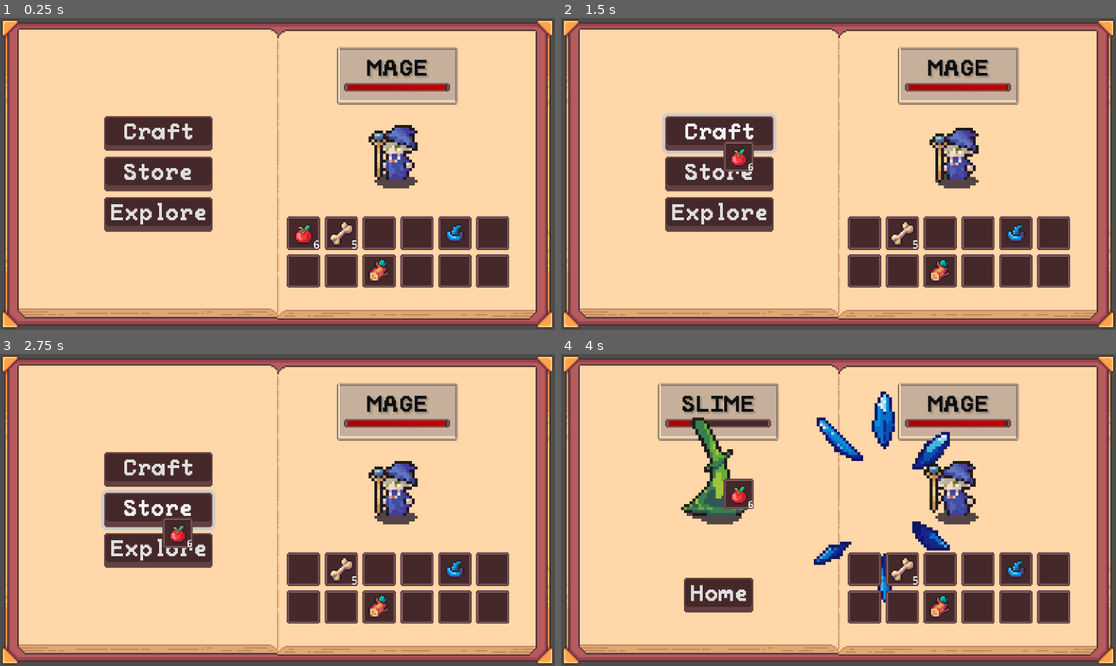
Above: before the commit, frames 1-4 (two rows, left to right).
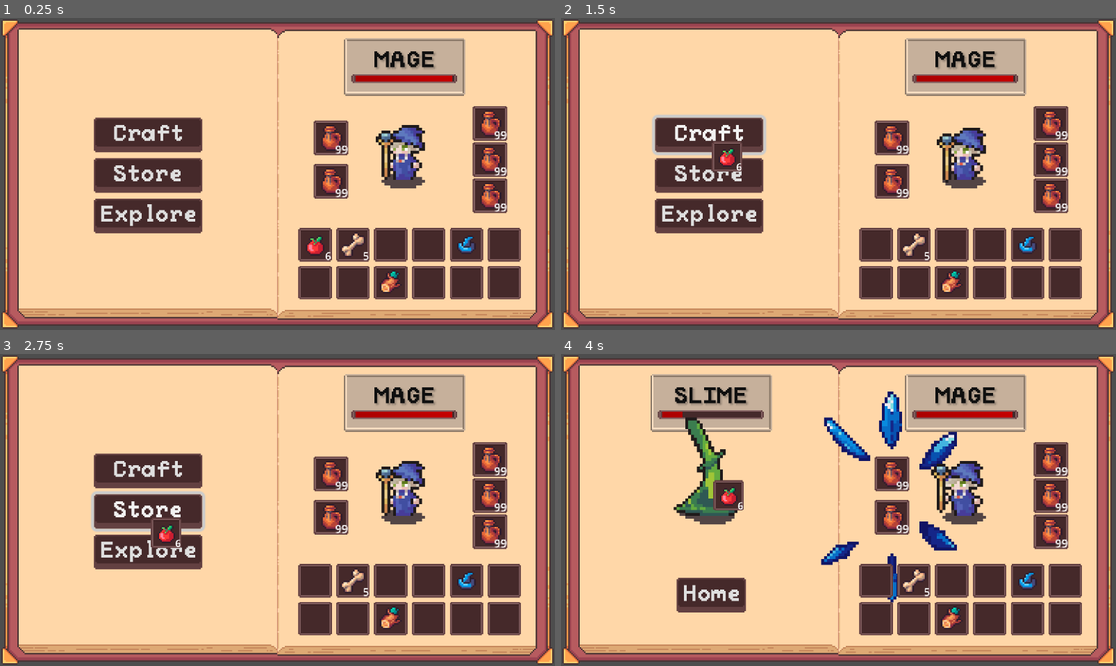
Above: after the commit, the same moments.

Repository: Blortlett/GodotIdle
Game: Godot game, scene res://Scenes/GuiNode.tscn
Same seed, same stepped clock (60 frames per second), same inputs: the game is played once before the commit and once after it.
Inputs (mouse positions are in pixels of both pictures, inside the frame that each line leads up to):
- Up to frame 1 (0.25 s): no input
- Up to frame 2 (1.5 s): click (866, 233) at 0.52 s; click "Craft" at 1.25 s
- Up to frame 3 (2.75 s): click "Store" at 2 s
- Up to frame 4 (4 s): click "Explore" at 2.75 s; click "Sunny Meadow" at 3.5 s

The runs differ from the first frame. In frame 1, 21% of the frame differs, in the area x 16-94%, y 6-91%; in frame 2, 21%; in frame 3, 21%; in frame 4, 25%.

Commit message:
UI Adjustments

Diff:
--- a/Character/UI/nCharacterDisplay.tscn
+++ /dev/null
@@ -1,22 +0,0 @@
-[gd_scene load_steps=2 format=3 uid="uid://cj4pw6j4eaj4t"]
-
-[ext_resource type="SpriteFrames" uid="uid://bqcrmjx5wggrq" path="res://Character/Sprites/GoodGuys/sprfRanger.tres" id="1_nqcan"]
-
-[node name="CharacterDisplay" type="Control"]
-texture_filter = 1
-layout_mode = 3
-anchors_preset = 8
-anchor_left = 0.5
-anchor_top = 0.5
-anchor_right = 0.5
-anchor_bottom = 0.5
-offset_top = -18.3293
-offset_bottom = -18.3293
-grow_horizontal = 2
-grow_vertical = 2
-
-[node name="AnimatedSprite2D" type="AnimatedSprite2D" parent="."]
-scale = Vector2(-1.8, 1.8)
-sprite_frames = ExtResource("1_nqcan")
-animation = &"Idle"
-autoplay = "Idle"
--- a/Inventory/UI/InventoryUI/nInventoryUI.tscn
+++ b/Inventory/UI/InventoryUI/nInventoryUI.tscn
@@ -1,11 +1,10 @@
-[gd_scene load_steps=14 format=3 uid="uid://b3bd2ccqkh00a"]
+[gd_scene load_steps=13 format=3 uid="uid://b3bd2ccqkh00a"]
 
 [ext_resource type="Script" uid="uid://c3uatp5gji5ue" path="res://Inventory/UI/InventoryUI/scrINV_UI.gd" id="1_dhcfh"]
 [ext_resource type="Texture2D" uid="uid://cwn4h5cyakgm7" path="res://Art/TravelBookUI/Sprites/UI_TravelBook_BookCover01a.png" id="2_il5vc"]
 [ext_resource type="Texture2D" uid="uid://csfcknshv14od" path="res://Art/TravelBookUI/Sprites/UI_TravelBook_BookPageRight01a.png" id="3_pct40"]
 [ext_resource type="PackedScene" uid="uid://0luyfwm87ckl" path="res://Inventory/UI/InventoryUI/nInvSlotUI.tscn" id="4_keych"]
 [ext_resource type="Texture2D" uid="uid://so2dglihxik1" path="res://Art/TravelBookUI/Sprites/UI_TravelBook_BookPageLeft01a.png" id="5_kydoc"]
-[ext_resource type="PackedScene" uid="uid://ei8qtpsb0tex" path="res://Inventory/UI/DebugUI/nDebugMenu.tscn" id="7_e8s8e"]
 [ext_resource type="PackedScene" uid="uid://c8aw6sgpiap08" path="res://UI/ActionUI/nActionUI.tscn" id="8_20xsb"]
 [ext_resource type="PackedScene" uid="uid://dv0y07r2i4vmd" path="res://UI/HomeMenuUI/nHomeMenuUI.tscn" id="9_2bf1r"]
 [ext_resource type="PackedScene" uid="uid://2nnh4f80nnll" path="res://UI/DestinationMenuUI/nDestinationMenuUI.tscn" id="9_sfvvv"]
@@ -19,8 +18,8 @@
 anchors_preset = 15
 anchor_right = 1.0
 anchor_bottom = 1.0
-offset_right = -798.0
-offset_bottom = -455.0
+offset_right = -765.0
+offset_bottom = -433.0
 grow_horizontal = 2
 grow_vertical = 2
 script = ExtResource("1_dhcfh")
@@ -97,9 +96,9 @@
 anchor_top = 0.5
 anchor_right = 0.5
 anchor_bottom = 0.5
-offset_left = 83.19
+offset_left = 87.5
 offset_top = 0.210007
-offset_right = 83.19
+offset_right = 87.5
 offset_bottom = 0.210007
 grow_horizontal = 2
 grow_vertical = 2
@@ -112,20 +111,67 @@
 offset_bottom = -42.5
 IsPlayerDisplay = true
 
-[node name="DebugMenu" parent="SystemUI/CharacterUI" instance=ExtResource("7_e8s8e")]
-visible = false
-layout_mode = 0
-anchors_preset = 0
-anchor_left = 0.0
-anchor_top = 0.0
-anchor_right = 0.0
-anchor_bottom = 0.0
-offset_left = 123.78
-offset_top = 0.304878
-offset_right = 163.78
-offset_bottom = 40.3049
-grow_horizontal = 1
-grow_vertical = 1
+[node name="EquipmentUI" type="Control" parent="SystemUI/CharacterUI"]
+layout_mode = 1
+anchors_preset = 8
+anchor_left = 0.5
+anchor_top = 0.5
+anchor_right = 0.5
+anchor_bottom = 0.5
+offset_left = -85.0
+offset_top = -43.71
+offset_right = 85.0
+offset_bottom = 26.29
+grow_horizontal = 2
+grow_vertical = 2
+
+[node name="Slots" type="Control" parent="SystemUI/CharacterUI/EquipmentUI"]
+layout_mode = 1
+anchors_preset = 15
+anchor_right = 1.0
+anchor_bottom = 1.0
+grow_horizontal = 2
+grow_vertical = 2
+
+[node name="InvSlotUI" parent="SystemUI/CharacterUI/EquipmentUI/Slots" instance=ExtResource("4_keych")]
+layout_mode = 0
+offset_left = 143.81
+offset_top = 8.99999
+offset_right = 173.81
+offset_bottom = 39.0
+scale = Vector2(0.8, 0.8)
+
+[node name="InvSlotUI2" parent="SystemUI/CharacterUI/EquipmentUI/Slots" instance=ExtResource("4_keych")]
+layout_mode = 0
+offset_left = 143.81
+offset_top = 34.0
+offset_right = 173.81
+offset_bottom = 64.0
+scale = Vector2(0.8, 0.8)
+
+[node name="InvSlotUI3" parent="SystemUI/CharacterUI/EquipmentUI/Slots" instance=ExtResource("4_keych")]
+layout_mode = 0
+offset_left = 143.81
+offset_top = 59.0
+offset_right = 173.81
+offset_bottom = 89.0
+scale = Vector2(0.8, 0.8)
+
+[node name="InvSlotUI4" parent="SystemUI/CharacterUI/EquipmentUI/Slots" instance=ExtResource("4_keych")]
+layout_mode = 0
+offset_left = 33.81
+offset_top = 19.0
+offset_right = 63.81
+offset_bottom = 49.0
+scale = Vector2(0.8, 0.8)
+
+[node name="InvSlotUI5" parent="SystemUI/CharacterUI/EquipmentUI/Slots" instance=ExtResource("4_keych")]
+layout_mode = 0
+offset_left = 33.81
+offset_top = 49.0
+offset_right = 63.81
+offset_bottom = 79.0
+scale = Vector2(0.8, 0.8)
 
 [node name="InventoryUI" type="Control" parent="SystemUI"]
 layout_mode = 1
@@ -168,10 +214,10 @@
 anchor_top = 0.5
 anchor_right = 0.5
 anchor_bottom = 0.5
-offset_left = 18.0
-offset_top = 40.5
-offset_right = 218.0
-offset_bottom = 104.5
+offset_left = 25.5
+offset_top = 48.5
+offset_right = 225.5
+offset_bottom = 112.5
 grow_horizontal = 2
 grow_vertical = 2
 scale = Vector2(0.77, 0.77)
@@ -215,15 +261,17 @@
 
 [node name="DestinationMenuUI" parent="SystemUI" instance=ExtResource("9_sfvvv")]
 layout_mode = 1
-offset_left = -82.9339
-offset_top = 1.48782
-offset_right = -82.9339
-offset_bottom = 1.48782
+offset_left = -90.2439
+offset_top = 1.98782
+offset_right = -90.2439
+offset_bottom = 1.98782
 
 [node name="HomeMenuUI" parent="SystemUI" instance=ExtResource("9_2bf1r")]
 layout_mode = 1
-offset_left = -83.19
-offset_right = -83.19
+offset_left = -90.5
+offset_top = 0.5
+offset_right = -90.5
+offset_bottom = 0.5
 
 [node name="CombatMenuUI" type="Control" parent="SystemUI" node_paths=PackedStringArray("ButtonParent")]
 layout_mode = 1
@@ -232,8 +280,8 @@
 anchor_top = 0.5
 anchor_right = 0.5
 anchor_bottom = 0.5
-offset_left = -83.19
-offset_right = -83.19
+offset_left = -88.5
+offset_right = -88.5
 grow_horizontal = 2
 grow_vertical = 2
 script = ExtResource("10_2bf1r")
--- a/UI/ActionUI/nActionUI.tscn
+++ b/UI/ActionUI/nActionUI.tscn
@@ -47,9 +47,9 @@
 anchor_right = 0.5
 anchor_bottom = 0.5
 offset_left = -42.0
-offset_top = -46.0
+offset_top = -52.0
 offset_right = 42.0
-offset_bottom = -6.0
+offset_bottom = -12.0
 grow_horizontal = 2
 grow_vertical = 2
 
